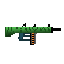
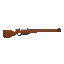
Before/after of a (64, 64) layered artwork. What changed in the layer stack:
added group "MosinNagant Group" with 1 layers above "AA12 Group" over [3, 28, 61, 38]
added layer "MosinNagant" in group "MosinNagant Group" over [3, 28, 61, 38]
hid group "AA12 Group" (1 layers) over [5, 23, 61, 45]
